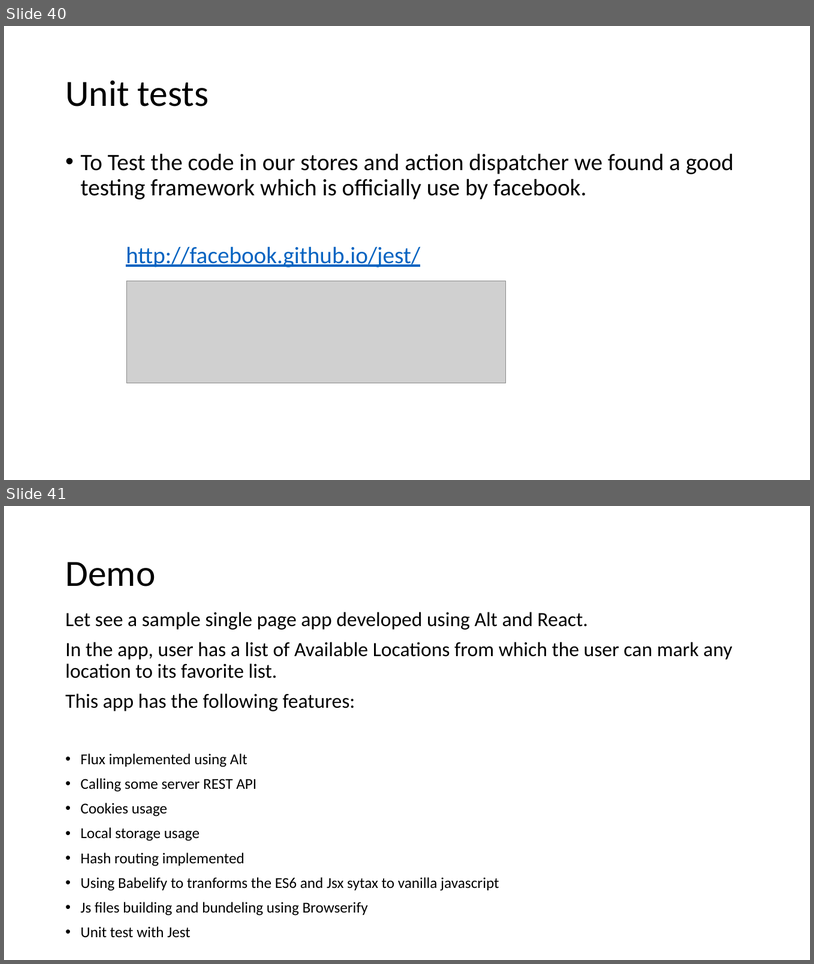
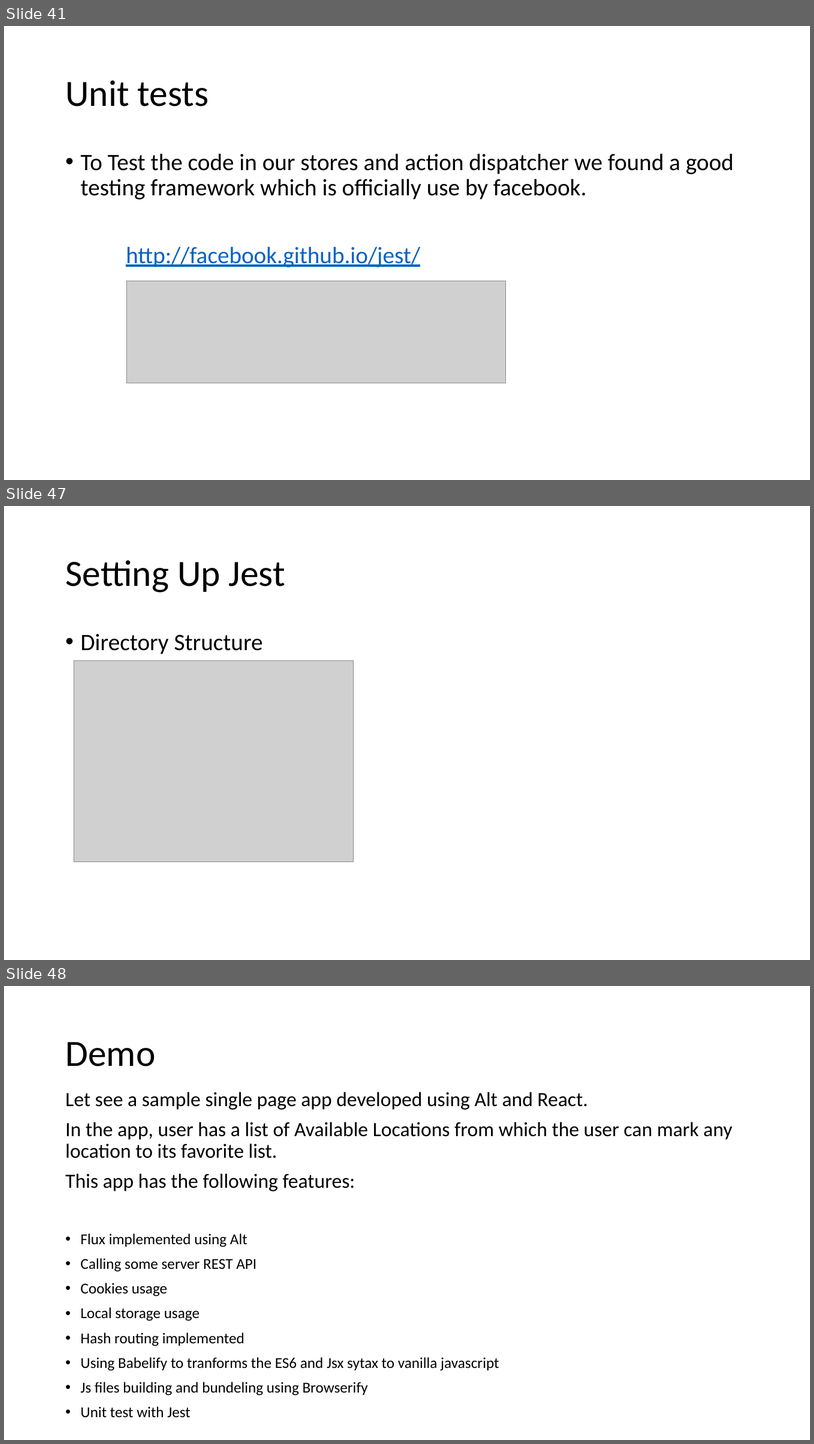
Before and after one commit to awahab29/samplealt, a slide deck: React.pptx. Shown one above the other, each under a label of ours: slides 40 and 41 before the commit, slides 41, 47 and 48 after it; the slides between them are not shown. The pictures are 814x964 and 814x1444 pixels, drawn with LibreOffice and Linux fonts; fonts in the diff are those of the drawing; grey boxes stand for pictures. Boxes give left, top, right and bottom in pixels: in the first picture for what was removed or moved away, otherwise in the second. Text is boxed around its words. In the diff, an @@ line names an element or a change of style, - is before the commit and + after.

```diff
--- a/React.pptx
+++ b/React.pptx
@@ slide 47 added at (4,506,810,960), background #FFFFFF @@
@@ title added at (65,560,285,592), 44 pt, text #000000 @@
+Setting Up Jest
@@ text added at (81,634,263,654), 28 pt, text #000000 @@
+• Directory Structure
@@ picture added at (74,660,353,862) @@
@@ what was slide 40 is now slide 41 @@
@@ what was slide 41 is now slide 48 @@
```
Also in this commit, not shown: 1 slide changed, 6 other slides added.
